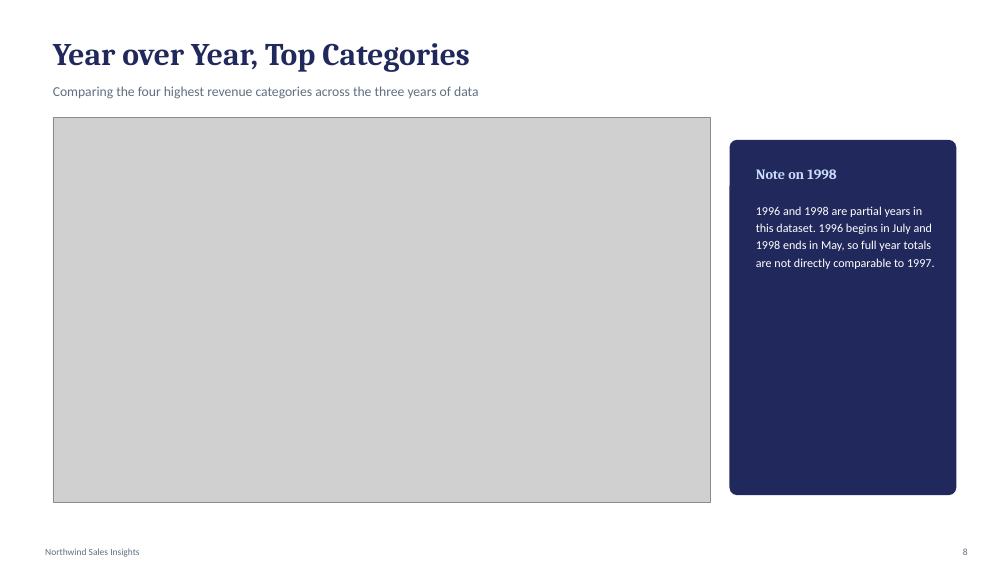
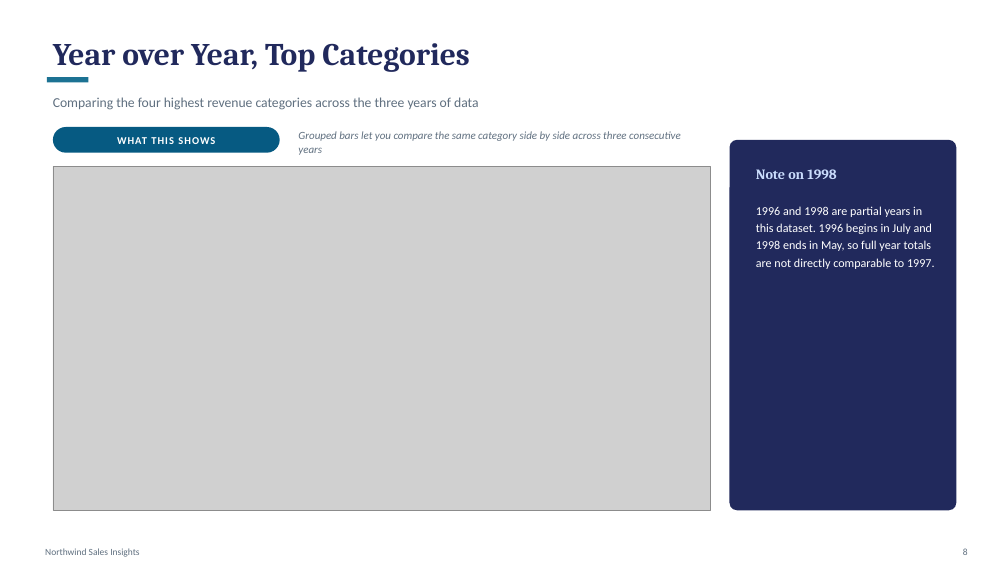
Before and after one commit to Simba90m/dbt_project_mahmoud, a slide deck: slide 8 of models/northwind/docs/Northwind_Sales_Insights.pptx. Drawn at 1008x567 pixels with LibreOffice and Linux fonts; fonts in the diff are those of the drawing; grey boxes stand for pictures. Boxes give left, top, right and bottom in pixels: in the first picture for what was removed or moved away, otherwise in the second. Text is boxed around its words. In the diff, an @@ line names an element or a change of style, - is before the commit and + after.

```diff
--- a/models/northwind/docs/Northwind_Sales_Insights.pptx
+++ b/models/northwind/docs/Northwind_Sales_Insights.pptx
@@ text "Comparing the four highest revenue ..." moved from (x1=53, y1=86, x2=479, y2=99) to (x1=53, y1=97, x2=479, y2=110) @@
@@ rectangle added at (x1=47, y1=77, x2=88, y2=82), fill #1C7293 @@
@@ rounded rectangle added at (x1=53, y1=127, x2=280, y2=153), fill #065A82 @@
@@ text added at (x1=117, y1=137, x2=215, y2=144), 10 pt, text #FFFFFF, bold @@
+WHAT THIS SHOWS
@@ text added at (x1=298, y1=131, x2=681, y2=155), 10.5 pt, text #607080, italic @@
+Grouped bars let you compare the same category side by side across three consecutive years
@@ rounded rectangle resized from (x1=730, y1=140, x2=957, y2=495) to (x1=730, y1=140, x2=957, y2=510) @@
@@ picture resized from (x1=53, y1=117, x2=711, y2=503) to (x1=53, y1=166, x2=711, y2=510) @@
```
Also in this commit, not shown: 9 other slides changed, 1 slide added, 1 other file.
